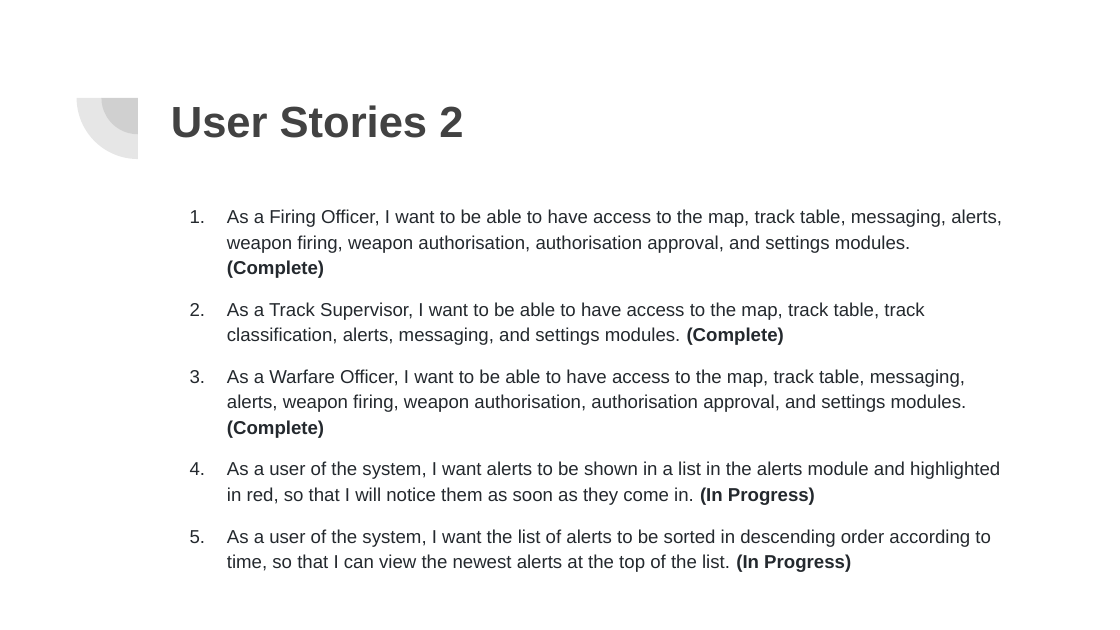
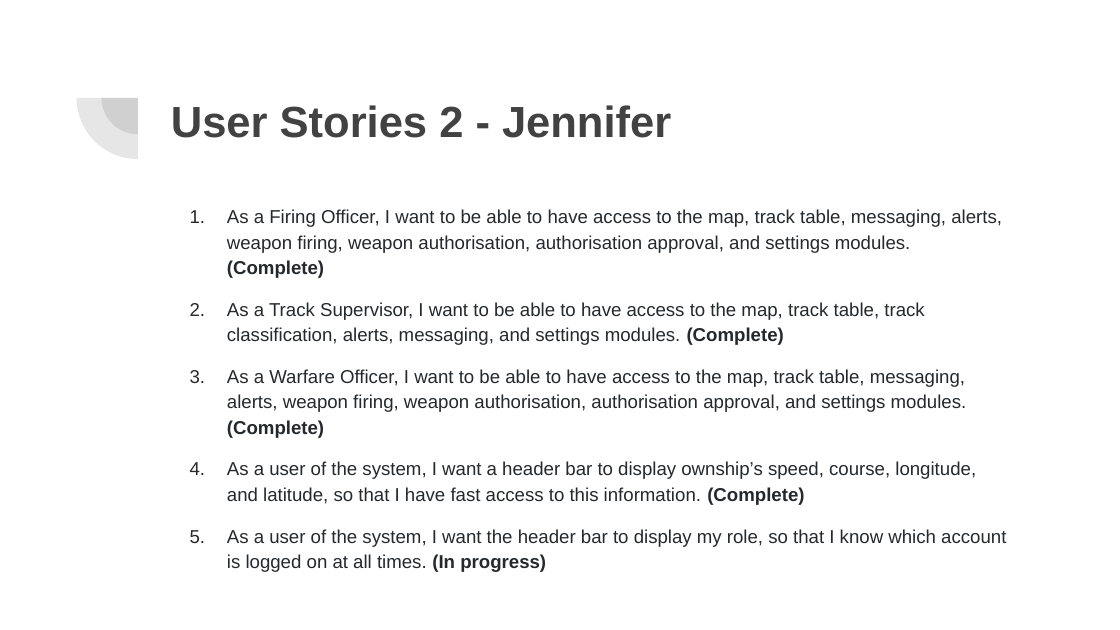
Before and after one commit to jenniferhuynhh/Honours-Project-2019, a slide deck: slide 4 of sem2/Client Meeting Slides/SERP Sem2 Meeting 2.pptx. Drawn at 1120x630 pixels with LibreOffice and Linux fonts; fonts in the diff are those of the drawing. Boxes give left, top, right and bottom in pixels: in the first picture for what was removed or moved away, otherwise in the second. Text is boxed around its words. In the diff, an @@ line names an element or a change of style, - is before the commit and + after.

```diff
--- a/sem2/Client Meeting Slides/SERP Sem2 Meeting 2.pptx
+++ b/sem2/Client Meeting Slides/SERP Sem2 Meeting 2.pptx
@@ title at (171,105,671,138): text changed @@
-User Stories 2
+User Stories 2 - Jennifer
@@ text at (227,461,1006,572): text changed @@
-4. As a user of the system, I want alerts to be shown in a list in the alerts module and highlighted in red, so that I will notice them as soon as they come in. (In Progress)
-5. As a user of the system, I want the list of alerts to be sorted in descending order according to time, so that I can view the newest alerts at the top of the list. (In Progress)
+4. As a user of the system, I want a header bar to display ownship’s speed, course, longitude, and latitude, so that I have fast access to this information. (Complete)
+5. As a user of the system, I want the header bar to display my role, so that I know which account is logged on at all times. (In progress)
```
Also in this commit, not shown: 2 other slides changed.
